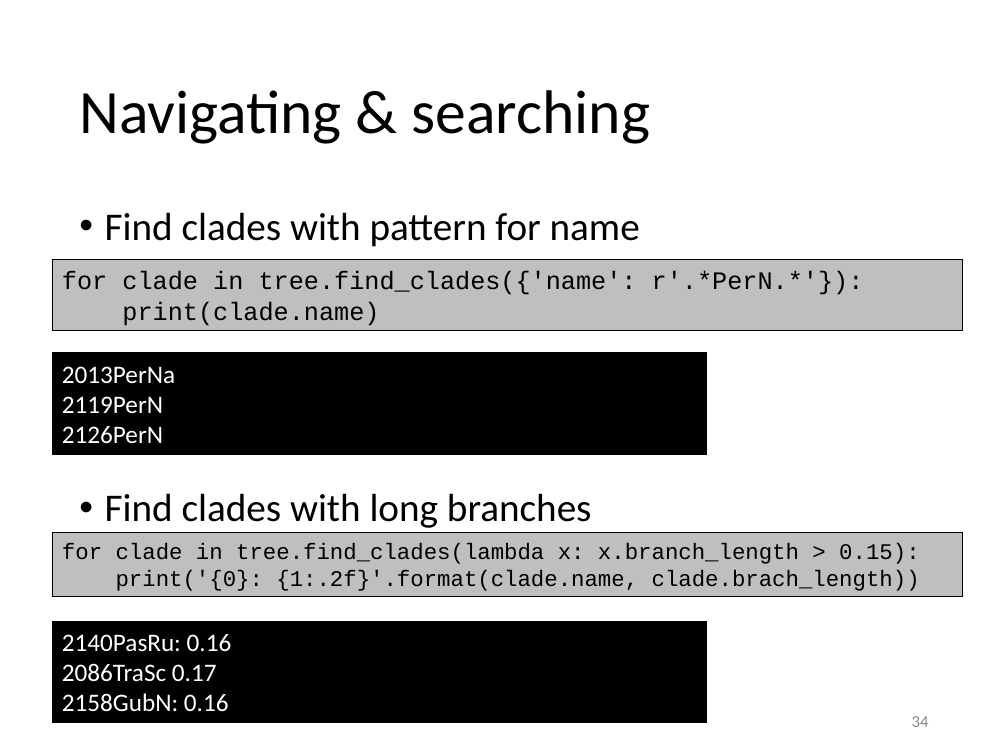
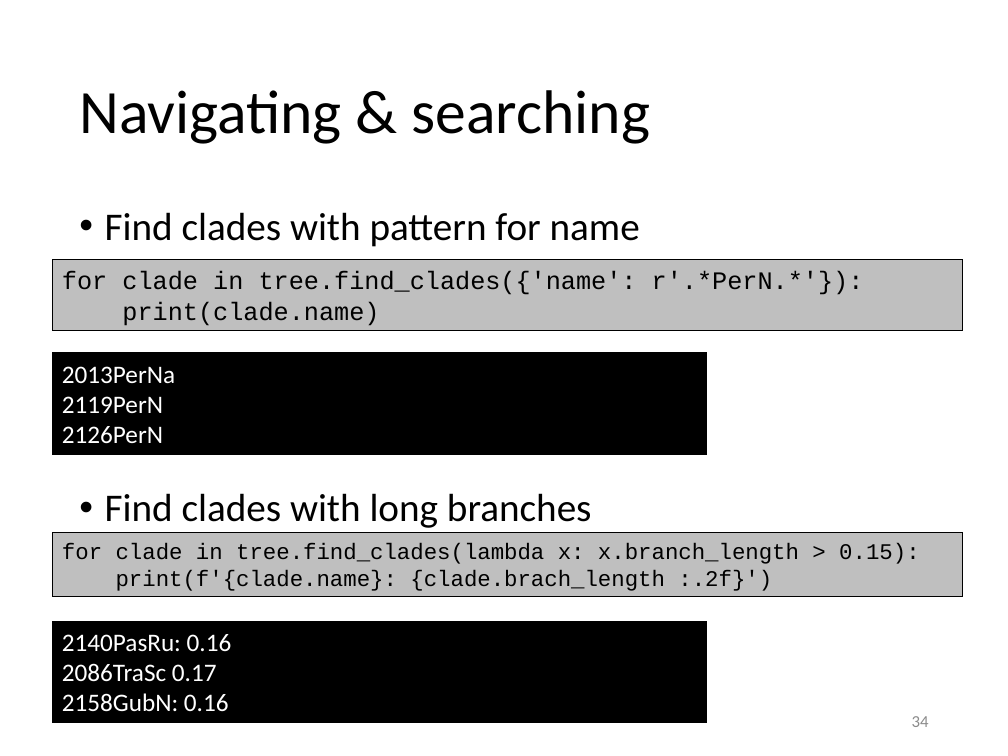
Before and after one commit to gjbex/training-material, a slide deck: slide 34 of Python/biopython.pptx. Drawn at 1008x756 pixels with LibreOffice and Linux fonts; fonts in the diff are those of the drawing. Boxes give left, top, right and bottom in pixels: in the first picture for what was removed or moved away, otherwise in the second. Text is boxed around its words. In the diff, an @@ line names an element or a change of style, - is before the commit and + after.

```diff
--- a/Python/biopython.pptx
+++ b/Python/biopython.pptx
@@ text in rectangle at (116, 570, 772, 591): text changed @@
-print('{0}: {1:.2f}'.format(clade.name, clade.brach_length))
+print(f'{clade.name}: {clade.brach_length :.2f}')
```
Also in this commit, not shown: 5 other slides changed.
